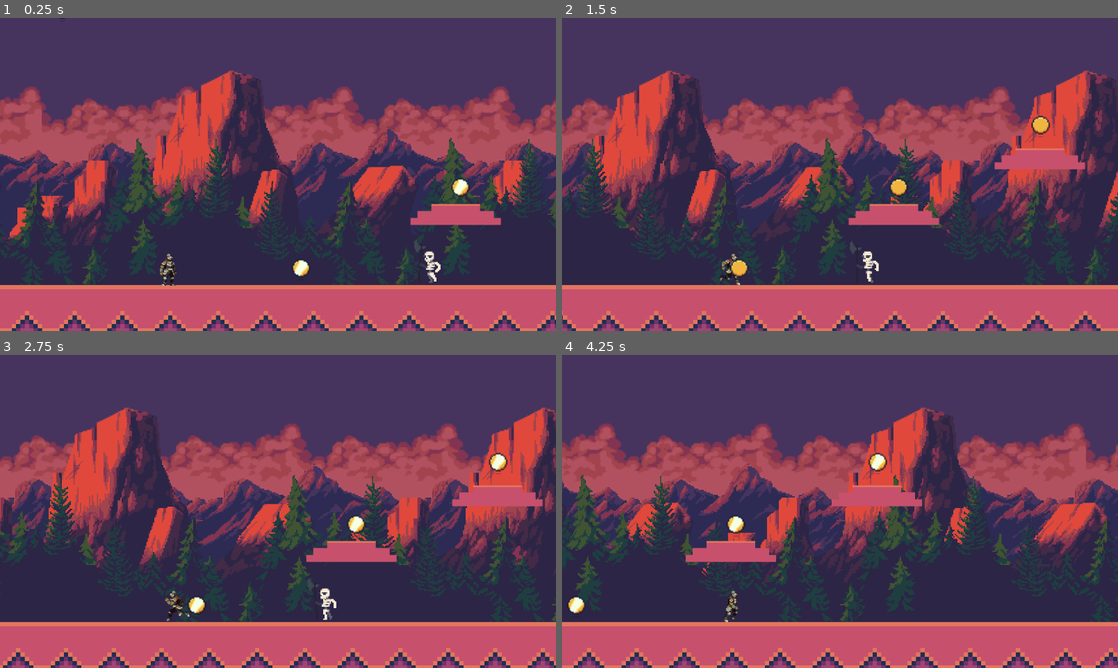
Above: before the commit, frames 1-4 (two rows, left to right).
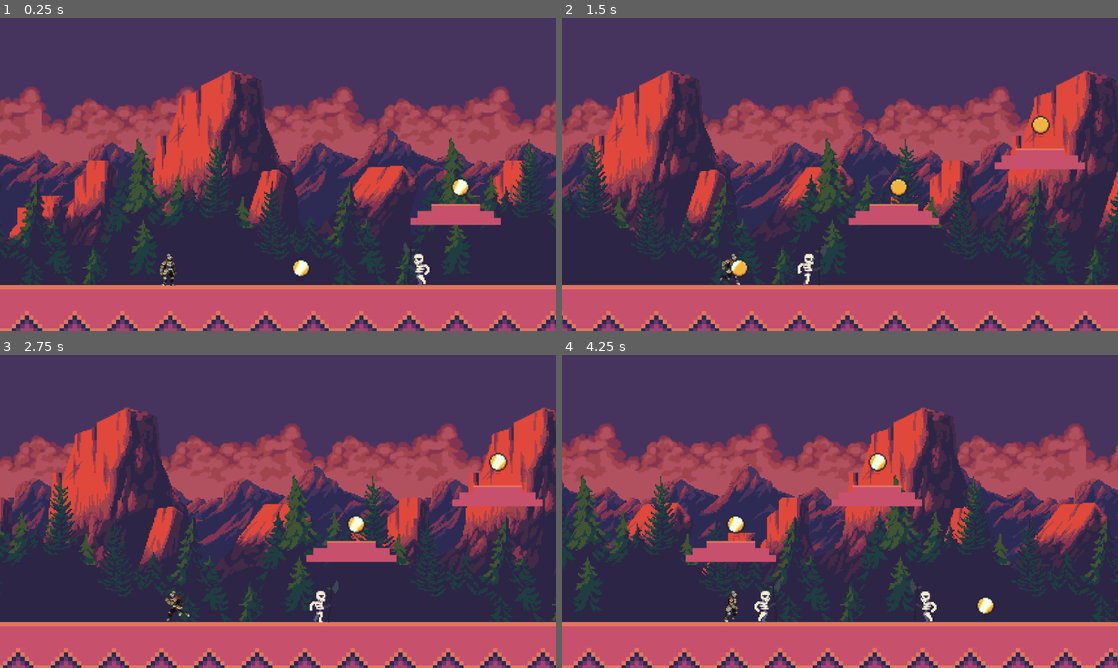
Above: after the commit, the same moments.

Repository: EduardoGMora/plataforma2D
Game: Godot game, scene res://Scenes/main.tscn
The game is run twice, just before and just after one commit, with the same random seed, the same clock (stepped at 60 frames per second) and the same inputs.
Inputs:
- Up to frame 1 (0.25 s): no input
- Up to frame 2 (1.5 s): tap Enter (ui_accept) at 0.5 s; hold D (attack) 0.53-1.28 s; hold Right (move_right) from 0.53 s (still down); tap Backspace (jump) at 0.77 s; tap D (attack) at 1.35 s
- Up to frame 3 (2.75 s): tap Backspace (jump) at 1.52 s; release Right (move_right) at 2.03 s; hold Left (move_left) from 2.03 s (still down); hold D (attack) from 2.03 s (still down)
- Up to frame 4 (4.25 s): release Left (move_left) at 2.78 s; release D (attack) at 2.78 s; hold Right (move_right) from 2.78 s (still down); tap D (attack) at 2.85 s; tap Backspace (jump) at 3.02, 3.77 s; hold D (attack) from 3.53 s (still down)

The runs differ from the first frame. In frame 1, 0.4% of the frame differs, in the area x 10-80%, y 0-86%; in frame 2, 0.4%; in frame 3, 0.5%; in frame 4, 0.7%, in the area x 1-78%, y 71-86%.

Commit message:
feat: Update mob and coin scripts for improved mechanics and interactions

Diff:
--- a/Scenes/level.tscn
+++ b/Scenes/level.tscn
@@ -4271,10 +4271,8 @@
 offset = Vector2(250, -200)
 script = ExtResource("7_8c0lf")
 
-[node name="Mob" parent="." instance=ExtResource("9_bvt00")]
-position = Vector2(836, 579)
-
 [node name="coin" parent="." instance=ExtResource("10_qxfql")]
+position = Vector2(1490, 598)
 
 [node name="coin2" parent="." instance=ExtResource("10_qxfql")]
 position = Vector2(548, 597)
@@ -4284,3 +4282,9 @@
 
 [node name="coin4" parent="." instance=ExtResource("10_qxfql")]
 position = Vector2(1242, 268)
+
+[node name="Mob" parent="." instance=ExtResource("9_bvt00")]
+position = Vector2(836, 579)
+
+[node name="Mob2" parent="." instance=ExtResource("9_bvt00")]
+position = Vector2(1769, 577)
--- a/Scripts/coin.gd
+++ b/Scripts/coin.gd
@@ -1,13 +1,17 @@
 extends Area2D
 
 func _ready() -> void:
-	pass
+	# Set collision layers properly
+	collision_layer = 0
+	collision_mask = 1  # Detect player (layer 1)
 
 func _process(delta: float) -> void:
 	$CoinSprite.play("idle")
 
-func _on_collectbox_body_entered(body: Node2D) -> void:
+func _on_body_entered(body: Node2D) -> void:
 	if body.is_in_group("player"):
 		body.collect_coin()
 		$CoinSprite.play("collected")
+		# Wait for animation then remove
+		await get_tree().create_timer(0.3).timeout
 		queue_free()
--- a/Scripts/mob.gd
+++ b/Scripts/mob.gd
@@ -1,24 +1,45 @@
 extends CharacterBody2D
-var health = 1
+
+var health = 3
+var is_dead = false
 @onready var animated_sprite = $AnimatedSprite2D
 @export var gravity = 980.0
-var direction = 0
-var SPEED = 150.0
+var direction = -1
+var SPEED = 100.0
 
 func take_damage(amount):
+	if is_dead:
+		return
+
 	health -= amount
 	print("Enemigo golpeado. Vida restante: ", health)
+
+	# Visual feedback
+	var tween = create_tween()
+	tween.tween_property(animated_sprite, "modulate", Color.RED, 0.1)
+	tween.tween_property(animated_sprite, "modulate", Color.WHITE, 0.1)
 
 	if health <= 0:
 		die()
 
 func die():
-	# Lógica de muerte (animación, sonido, partículas, etc.)
+	is_dead = true
 	print("Enemigo ha muerto.")
+
+	# Disable collisions
+	$CollisionShape2D.set_deferred("disabled", true)
+	$Hitbox_Attack/CollisionShape2D.set_deferred("disabled", true)
+
+	# Play death animation and fade out
 	$AnimatedSprite2D.play("die")
-	queue_free()
+	var tween = create_tween()
+	tween.tween_property(animated_sprite, "modulate:a", 0.0, 1.0)
+	tween.tween_callback(queue_free)
 
 func _physics_process(delta):
+	if is_dead:
+		return
+
 	var velocity = get_velocity()
 
 	if not is_on_floor():
@@ -33,9 +54,12 @@
 	$AnimatedSprite2D.flip_h = (direction != 1)
 	$AnimatedSprite2D.play("walk")
 
+	set_velocity(velocity)
 	move_and_slide()
 
 
 func _on_hitbox_attack_body_entered(body: Node2D) -> void:
+	if is_dead:
+		return
 	if body.is_in_group("player"):
-		body.receive_damage(1)
+		body.take_damage(1)
